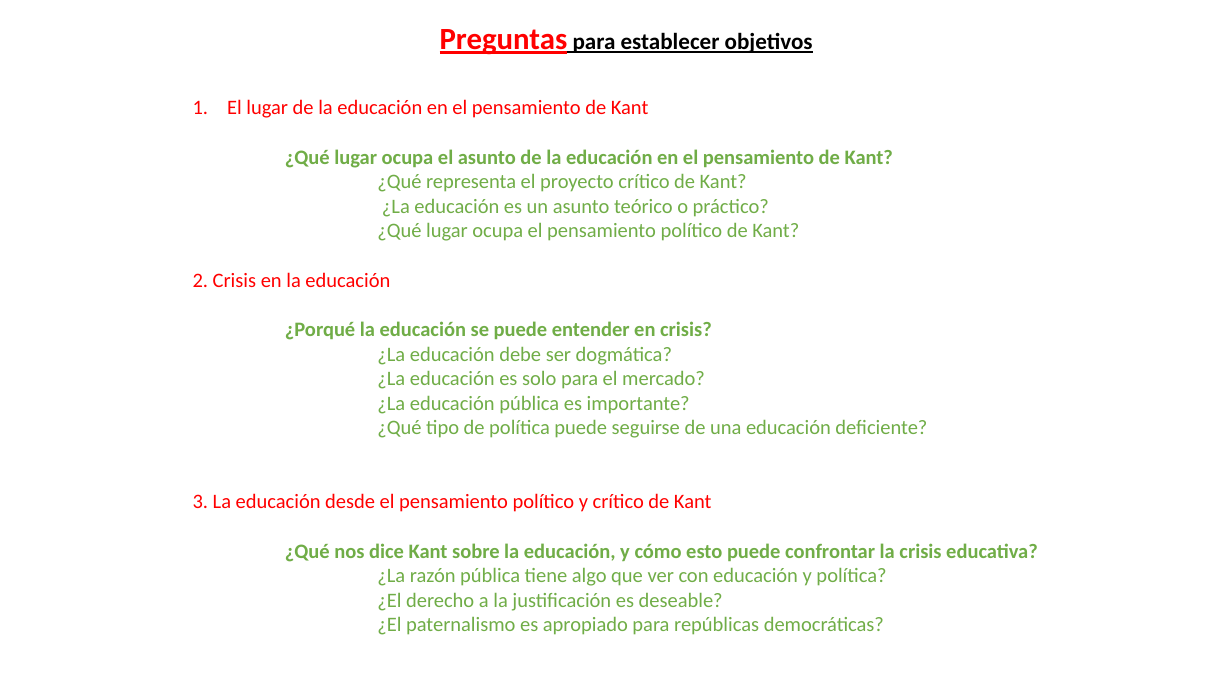
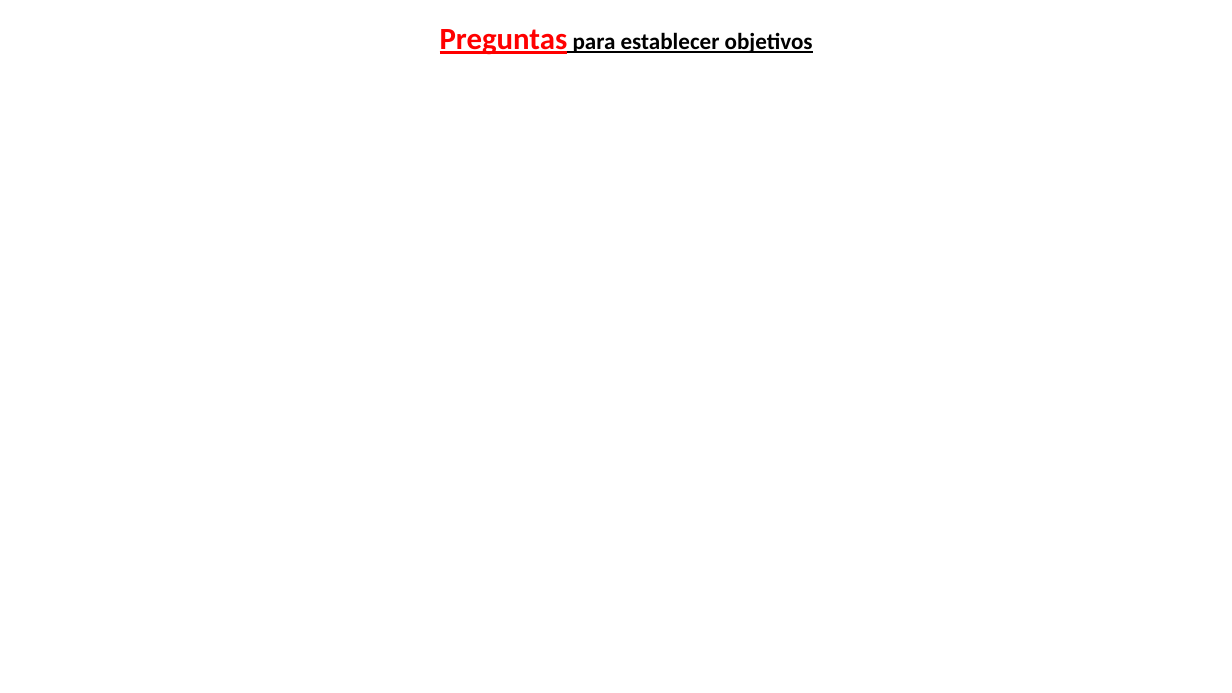
Before and after one commit to zaboltar/zaboltar.github.io, a slide deck: slide 3 of assets uarm/2023 2 UarmPCrit/tesis docs/esquema tesis expo.pptx. Drawn at 1232x693 pixels with LibreOffice and Linux fonts; fonts in the diff are those of the drawing. Boxes give left, top, right and bottom in pixels: in the first picture for what was removed or moved away, otherwise in the second. Text is boxed around its words. In the diff, an @@ line names an element or a change of style, - is before the commit and + after.

```diff
--- a/assets uarm/2023 2 UarmPCrit/tesis docs/esquema tesis expo.pptx
+++ b/assets uarm/2023 2 UarmPCrit/tesis docs/esquema tesis expo.pptx
@@ text removed at [193, 99, 1038, 635] @@
-1. El lugar de la educación en el pensamiento de Kant
-¿Qué lugar ocupa el asunto de la educación en el pensamiento de Kant?
-¿Qué representa el proyecto crítico de Kant?
-¿La educación es un asunto teórico o práctico?
-¿Qué lugar ocupa el pensamiento político de Kant?
-2. Crisis en la educación
-¿Porqué la educación se puede entender en crisis?
-¿La educación debe ser dogmática?
-¿La educación es solo para el mercado?
-¿La educación pública es importante?
-¿Qué tipo de política puede seguirse de una educación deficiente?
-3. La educación desde el pensamiento político y crítico de Kant
-¿Qué nos dice Kant sobre la educación, y cómo esto puede confrontar la crisis educativa?
-¿La razón pública tiene algo que ver con educación y política?
-¿El derecho a la justificación es deseable?
-¿El paternalismo es apropiado para repúblicas democráticas?
```
Also in this commit, not shown: 3 other slides changed, 1 slide added, 21 slides removed, 22 other files.
